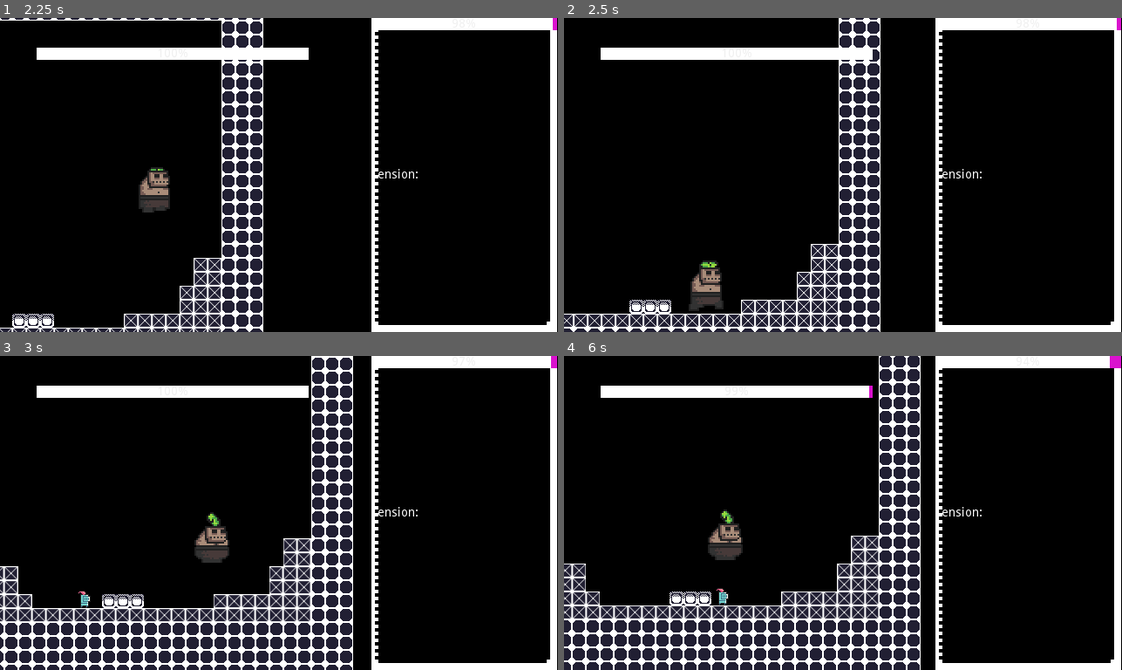
Above: before the commit, frames 1-4 (two rows, left to right).
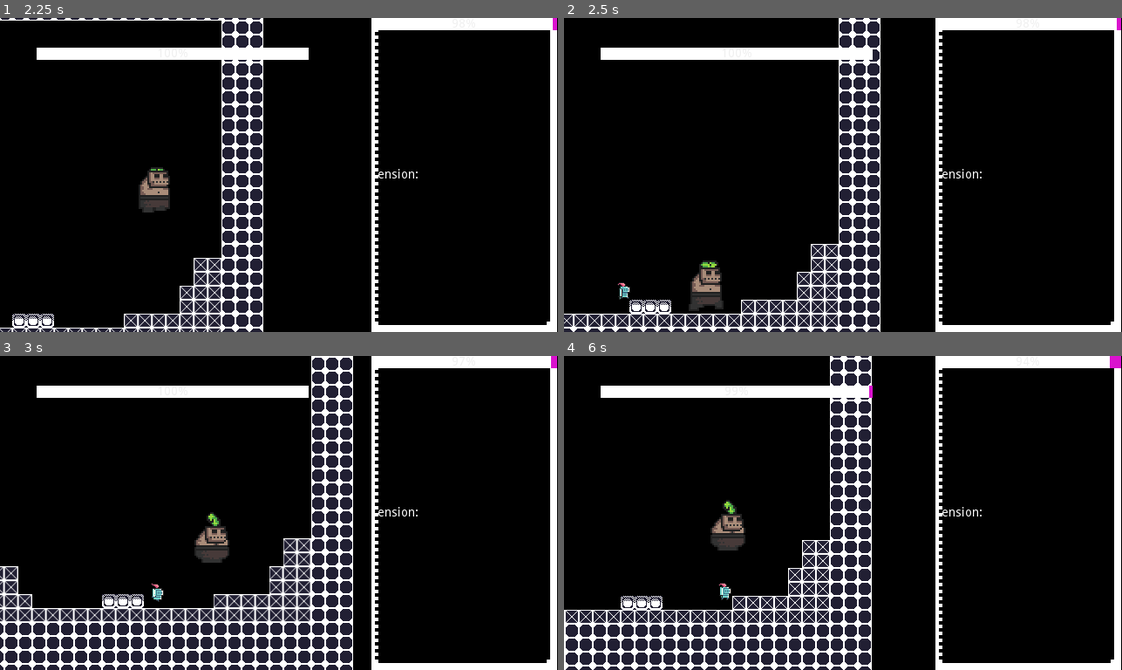
Above: after the commit, the same moments.

Repository: lemosvncs/youaretheboss
Game: Godot game, scene res://Source/Levels/WindowManager.tscn
The game is run twice, just before and just after one commit, with the same random seed, the same clock (stepped at 60 frames per second) and the same inputs.
Inputs:
- Up to frame 1 (2.25 s): hold Right (ui_right) 0.53-2.03 s; tap Space (jump) at 0.6, 0.77, 1.07, 1.35, 1.52, 1.82, 2.1 s; hold Left (ui_left) from 2.03 s (still down)
- Up to frame 2 (2.5 s): keep holding Left (ui_left)
- Up to frame 3 (3 s): release Left (ui_left) at 2.78 s; hold Right (ui_right) from 2.78 s (still down); tap Space (jump) at 2.85 s
- Up to frame 4 (6 s): tap Space (jump) at 3.02, 3.32, 3.6, 3.77, 4.07, 4.35, 4.52, 4.82, 5.1, 5.85 s; release Right (ui_right) at 4.28 s; hold Left (ui_left) 4.28-5.03 s; hold Right (ui_right) 5.03-5.78 s; hold Left (ui_left) from 5.78 s (still down)

Frame 1 is identical in both runs. In frame 2, less than 0.1% of the frame differs, in the area x 9-12%, y 84-90%; in frame 3, 0.2%; in frame 4, 24%, in the area x 0-64%, y 0-100%.

Commit message:
enemy animation, tile detection and some movement

Diff:
--- a/Source/Actors/Enemy.gd
+++ b/Source/Actors/Enemy.gd
@@ -6,24 +6,57 @@
 var can_jump = false
 var this_player_position:Vector2 = Vector2.ZERO
 
+var an_jumping:bool = false
+
 func _ready() -> void:
 	pass
 	#_velocity.x = speed.x
 
 func _physics_process(delta: float) -> void:
-	if is_on_wall():
-		_velocity.x *= -1.0
+
+
+
+
+	movement(delta) #doing nothing
+
+	jump()
+	go_to_player()
+	animation_manager()
 
 	_velocity.y += gravity * delta
-
-	if jump && is_on_floor() && can_jump:
-		_velocity.y = -speed.y
-		can_jump = false
-
-	go_to_player()
-	_velocity.y = move_and_slide(_velocity, Vector2.UP).y
+	_velocity = move_and_slide(_velocity, Vector2.UP)
 	#_velocity = move_and_slide(_velocity, Vector2.UP)
 	#print(_velocity.y)
+func movement(delta):
+	#if is_on_wall():
+	#	_velocity.x = _velocity.x * -1.0
+
+
+	#velocity.x = move_and_slide(_velocity, Vector2.UP).x
+	pass
+
+
+
+func animation_manager():
+	# Moving if moving:
+	if _velocity.x > 100:
+		$EnemySprite.play("moving")
+		$EnemySprite.flip_h = false
+	elif _velocity.x < -100:
+		$EnemySprite.play("moving")
+		$EnemySprite.flip_h = true
+	else:
+		$EnemySprite.play("idle")
+		$EnemySprite.flip_h = false
+
+func jump():
+	if can_jump:
+		print(can_jump)
+		if jump == true && is_on_floor() == true:
+			_velocity.y = -speed.y
+			can_jump = false
+			jump = false
+
 
 func go_to_player():
 	var plx: = this_player_position.x
@@ -62,10 +95,14 @@
 
 
 func _on_FrontDetector_body_entered(body: Node) -> void:
-	jump = true
+	if body.is_in_group("Tiles"):
+		print(body.name, can_jump)
+		jump = true
 
 func _on_BackDetector_body_entered(body: Node) -> void:
-	jump = true
+	if body.is_in_group("Tiles"):
+		print(body.name, can_jump)
+		jump = true
 
 func _on_JumpDelay_timeout() -> void:
 	can_jump = true
--- a/Source/Actors/Enemy.tscn
+++ b/Source/Actors/Enemy.tscn
@@ -9,6 +9,7 @@
 [ext_resource path="res://Assets/Sprites/knight_f_run_anim_f2.png" type="Texture" id=7]
 [ext_resource path="res://Assets/Sprites/knight_f_idle_anim_f2.png" type="Texture" id=8]
 [ext_resource path="res://Assets/Sprites/knight_f_run_anim_f3.png" type="Texture" id=9]
+[ext_resource path="res://Assets/Sprites/weapon_anime_sword.png" type="Texture" id=10]
 
 [sub_resource type="SpriteFrames" id=1]
 animations = [ {
@@ -23,6 +24,35 @@
 "speed": 4.0
 } ]
 
+[sub_resource type="Animation" id=5]
+resource_name = "SwordAttack"
+length = 0.16
+step = 0.01
+tracks/0/type = "value"
+tracks/0/path = NodePath(".:rotation_degrees")
+tracks/0/interp = 1
+tracks/0/loop_wrap = true
+tracks/0/imported = false
+tracks/0/enabled = true
+tracks/0/keys = {
+"times": PoolRealArray( 0, 0.08, 0.16, 1 ),
+"transitions": PoolRealArray( 1, 1, 1, 1 ),
+"update": 0,
+"values": [ 0.0, 90.0, 0.0, 90.0 ]
+}
+tracks/1/type = "value"
+tracks/1/path = NodePath(".:position")
+tracks/1/interp = 1
+tracks/1/loop_wrap = true
+tracks/1/imported = false
+tracks/1/enabled = true
+tracks/1/keys = {
+"times": PoolRealArray( 0, 0.08, 0.16, 1 ),
+"transitions": PoolRealArray( 1, 1, 1, 1 ),
+"update": 0,
+"values": [ Vector2( -4.42267, 11.2433 ), Vector2( 5, 11.243 ), Vector2( -4.42267, 11.2433 ), Vector2( 5, 11.243 ) ]
+}
+
 [sub_resource type="RectangleShape2D" id=2]
 extents = Vector2( 4.6277, 7.45449 )
 
@@ -30,9 +60,11 @@
 extents = Vector2( 2.85556, 2.91649 )
 
 [sub_resource type="RectangleShape2D" id=4]
-extents = Vector2( 10, 9.79728 )
+extents = Vector2( 2.53204, 3.35425 )
 
-[node name="Enemy" type="KinematicBody2D"]
+[node name="Enemy" type="KinematicBody2D" groups=[
+"Enemy",
+]]
 position = Vector2( -0.0897446, 0 )
 collision_layer = 2
 collision_mask = 5
@@ -41,8 +73,18 @@
 [node name="EnemySprite" type="AnimatedSprite" parent="."]
 frames = SubResource( 1 )
 animation = "idle"
-frame = 2
+frame = 3
 playing = true
+
+[node name="weapon_anime_sword" type="Sprite" parent="."]
+position = Vector2( -4.42267, 11.2433 )
+scale = Vector2( 0.42822, 0.42822 )
+texture = ExtResource( 10 )
+offset = Vector2( 0.0310316, -14.4778 )
+
+[node name="AnimationPlayer" type="AnimationPlayer" parent="weapon_anime_sword"]
+autoplay = "SwordAttack"
+anims/SwordAttack = SubResource( 5 )
 
 [node name="EnemyCollision" type="CollisionShape2D" parent="."]
 position = Vector2( -0.383843, 6.29659 )
@@ -63,21 +105,23 @@
 shape = SubResource( 3 )
 
 [node name="FrontDetector" type="Area2D" parent="."]
-collision_layer = 4
+collision_layer = 2
 collision_mask = 4
 
 [node name="FrontCollision" type="CollisionShape2D" parent="FrontDetector"]
-position = Vector2( 20.3133, 4.75633 )
+position = Vector2( 10.5538, -0.0556989 )
 shape = SubResource( 4 )
 
 [node name="BackDetector" type="Area2D" parent="."]
+collision_layer = 2
+collision_mask = 4
 
 [node name="BackDetector" type="CollisionShape2D" parent="BackDetector"]
-position = Vector2( -22.0213, 4.35549 )
+position = Vector2( -9.33681, -0.750001 )
 shape = SubResource( 4 )
 
 [node name="JumpDelay" type="Timer" parent="."]
-wait_time = 2.0
+wait_time = 0.3
 autostart = true
 [connection signal="body_entered" from="StompDetector" to="." method="_on_AtompDetector_body_entered"]
 [connection signal="area_entered" from="FrontDetector" to="." method="_on_FrontDetector_area_entered"]
--- a/Source/Actors/Player.tscn
+++ b/Source/Actors/Player.tscn
@@ -29,7 +29,9 @@
 [sub_resource type="RectangleShape2D" id=3]
 extents = Vector2( 7.89203, 12.5479 )
 
-[node name="Player" type="KinematicBody2D"]
+[node name="Player" type="KinematicBody2D" groups=[
+"Player",
+]]
 collision_mask = 6
 script = ExtResource( 9 )
 
--- a/Source/Levels/MainScene.tscn
+++ b/Source/Levels/MainScene.tscn
@@ -13,14 +13,16 @@
 
 [node name="Enemy" parent="." instance=ExtResource( 3 )]
 position = Vector2( -20.9944, 102.639 )
-speed = Vector2( 150, 1000 )
+speed = Vector2( 150, 500 )
 
 [node name="Player" parent="." instance=ExtResource( 2 )]
 position = Vector2( 554.018, 72.314 )
 scale = Vector2( 2, 2 )
 stomp_impulse = 300.0
 
-[node name="MyTiles" parent="." instance=ExtResource( 5 )]
+[node name="MyTiles" parent="." groups=[
+"Tiles",
+] instance=ExtResource( 5 )]
 tile_data = PoolIntArray( -655372, 1073741826, 0, -655371, 1073741826, 0, -655370, 1073741826, 0, -655369, 1073741826,  …(13694 unchanged characters)…
 [connection signal="enemy_hp_update" from="Enemy" to="." method="_on_Enemy_enemy_hp_update"]
 [connection signal="player_position" from="Player" to="Enemy" method="_on_Player_player_position"]
--- a/Source/Levels/TileMap.tscn
+++ b/Source/Levels/TileMap.tscn
@@ -1452,8 +1452,12 @@
 } ]
 52/z_index = 0
 
-[node name="TileMap" type="TileMap"]
+[node name="TileMap" type="TileMap" groups=[
+"Tiles",
+]]
 tile_set = SubResource( 73 )
 cell_size = Vector2( 16, 16 )
+collision_layer = 4
+collision_mask = 0
 format = 1
 tile_data = PoolIntArray( -327610, 0, 0, -262075, 0, 0, -262074, 0, 0, -196540, 0, 0, -131005, 0, 0, -65469, 0, 0, 66,  …(4400 unchanged characters)…
Not shown: 1 places in Source/Actors/Enemy.tscn that only renumber resources
